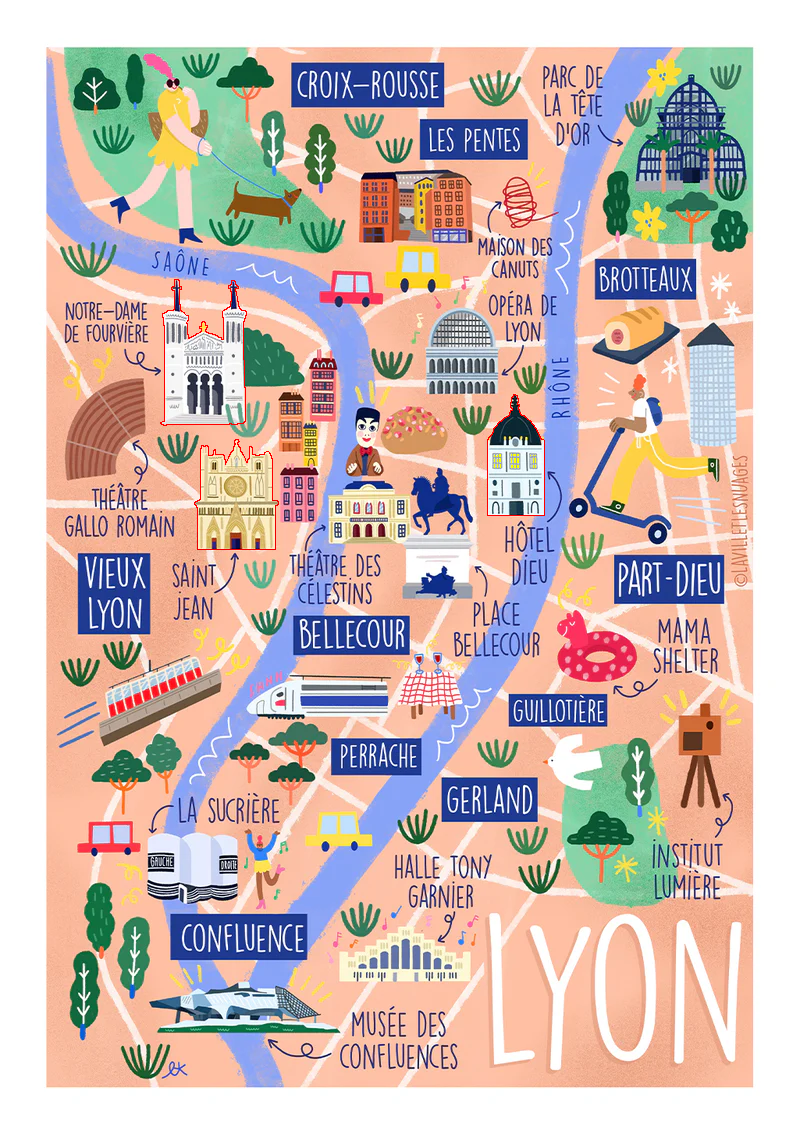
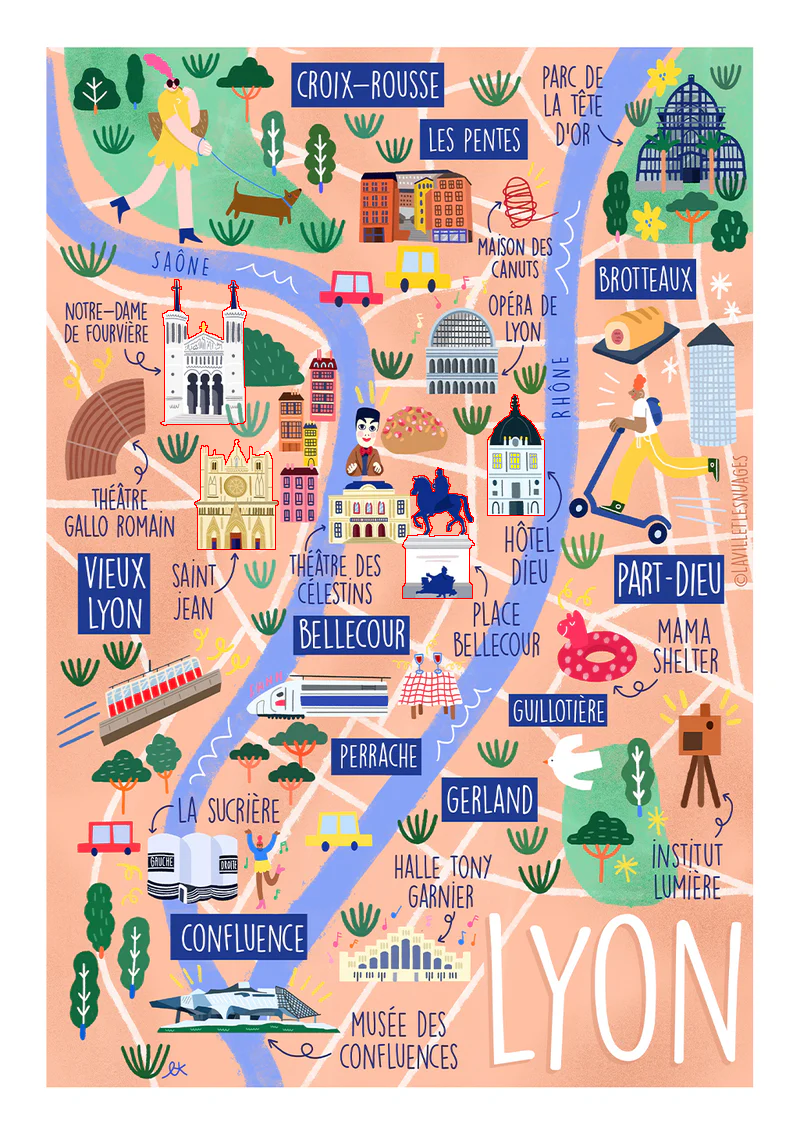
Comparing the layer stacks of the two w=800, h=1136 images. Changes:
painted on "Hotel dieu" over [402, 467, 475, 599]
